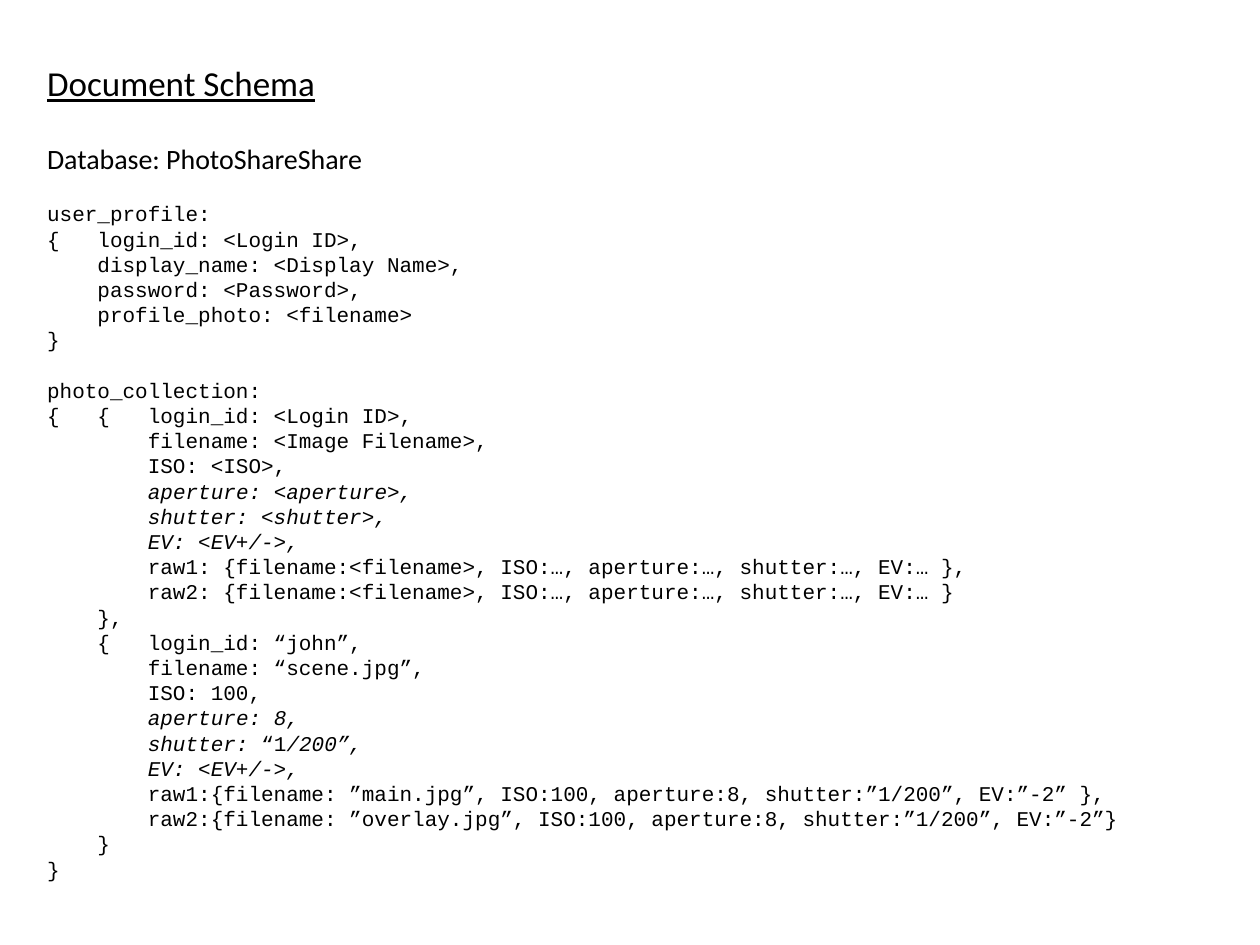
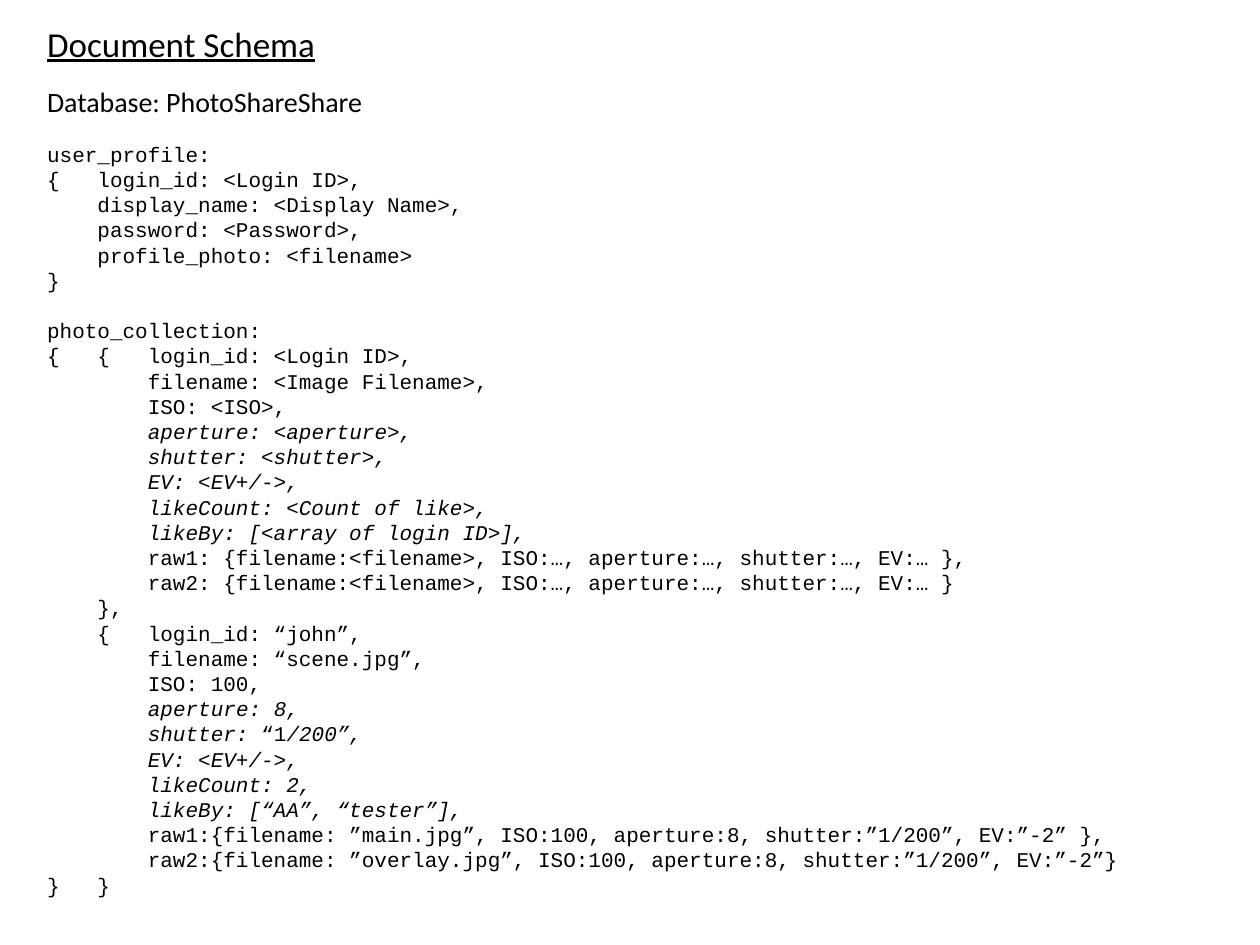
Before and after one commit to erbbep8/erbbep8, a slide deck: slide 3 of Documents/state_diagram.pptx. Drawn at 1260x945 pixels with LibreOffice and Linux fonts; fonts in the diff are those of the drawing. Boxes give left, top, right and bottom in pixels: in the first picture for what was removed or moved away, otherwise in the second. Text is boxed around its words. In the diff, an @@ line names an element or a change of style, - is before the commit and + after.

```diff
--- a/Documents/state_diagram.pptx
+++ b/Documents/state_diagram.pptx
@@ text "Document Schema": place and size @@
-text "Document Schema" at (47, 71, 314, 102)
+text "Document Schema" at (47, 32, 314, 62)
@@ text "Database: PhotoShareShare": place and size @@
-text "Database: PhotoShareShare" at (47, 149, 362, 170)
+text "Database: PhotoShareShare" at (47, 92, 362, 113)
@@ text at (47, 147, 1118, 872): text changed @@
-}
-}
+} }
@@ text "user_profile:": place and size @@
-text "user_profile:" at (47, 206, 1118, 831)
+text "user_profile:" at (47, 147, 1118, 872)
@@ text at (148, 500, 526, 545): paragraphs added @@
+likeCount: <Count of like>,
+likeBy: [<array of login ID>],
@@ text at (148, 777, 463, 822): paragraphs added @@
+likeCount: 2,
+likeBy: [“AA”, “tester”],
```
Also in this commit, not shown: 1 other file.
